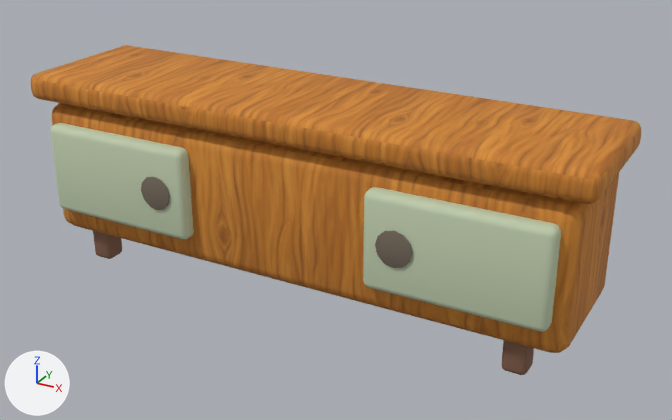
What one commit did to the Blender file assets-source/blender/tv-stand.blend.
Before and after are seen from a 50 mm camera at (1.179, -2.012, 1.256) aimed at (0.067, 0.009, 0.245). Lighting does not change. The marker at lower left points along +X, +Y and +Z. The older version comes first.

In view in the first picture: 'media_bench_carcass', 'media_bench_leg', 'media_bench_leg.002', 'media_bench_top', 'media_door_pull', 'media_door_pull.001', 'media_sliding_door', 'media_sliding_door.001'.
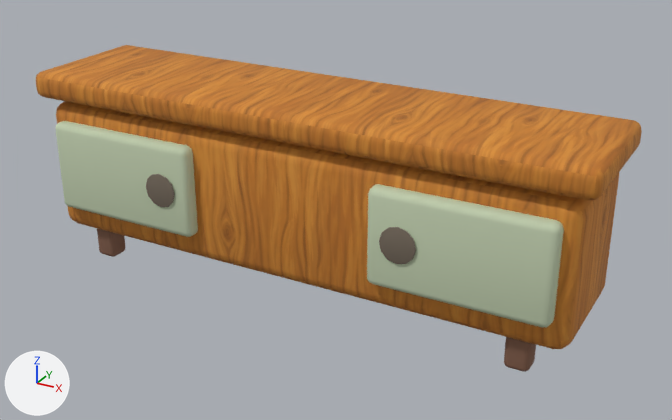
Where the newer file only moved an object's origin or applied its transform, the numbers keep the older frame.

Patch to the scene script:
```diff
--- a/assets-source/blender/tv-stand.blend.py
+++ b/assets-source/blender/tv-stand.blend.py
@@ me_cube_156 @@
-me_cube_156.from_pydata(...)  # 96 vertices, 98 faces; spans x -0.77..0.77, y -0.19..0.19, z -0.19..0.19
+me_cube_156.from_pydata(...)  # 96 vertices, 98 faces; spans x -0.77..0.77, y -0.17..0.19, z -0.19..0.19
+# me_cube_156 part 1: the whole mesh is moved by (0.0, 0.01, 0.0)
 me_cube_156.materials.append(mat_wood_honey_textured)
@@ me_cube_157 @@
-me_cube_157.from_pydata(...)  # 96 vertices, 98 faces; spans x -0.8..0.8, y -0.21..0.21, z -0.04..0.04
+me_cube_157.from_pydata(...)  # 96 vertices, 98 faces; spans x -0.8..0.8, y -0.19..0.21, z -0.04..0.04
+# me_cube_157 part 2: the whole mesh is moved by (0.0, 0.01, 0.0)
 me_cube_157.materials.append(mat_wood_honey_textured)
@@ me_cube_159 @@
-me_cube_159.from_pydata(...)  # 96 vertices, 98 faces; spans x -0.232..0.232, y -0.027..0.027, z -0.129..0.129
+me_cube_159.from_pydata(...)  # 96 vertices, 98 faces; spans x -0.728..-0.264, y -0.204..-0.152, z 0.168..0.426
+# me_cube_159 part 3: the whole mesh is scaled about its middle by (1, 0.953, 1), then moved by (-0.496, -0.178, 0.297)
 me_cube_159.materials.append(mat_variant_surface)
@@ me_cone_016 @@
 # used by ob_media_door_pull; location = (-0.352, -0.216, 0.297); rotation_euler = (1.571, 0.0, 0.0), in degrees (90, 0, 0)
-me_cone_016.from_pydata(...)  # 72 vertices, 62 faces; spans x -0.0485..0.0485, y -0.0485..0.0485, z -0.0144..0.0144
+me_cone_016.from_pydata(...)  # 72 vertices, 62 faces; spans x -0.0485..0.0485, y -0.0483..0.0488, z -0.0337..-0.0063
+# me_cone_016 part 4: the whole mesh is scaled about its middle by (1, 1, 0.953), then moved by (0.0, 0.0003, -0.02)
 me_cone_016.materials.append(mat_aged_bronze)
@@ me_cube_160 @@
-me_cube_160.from_pydata(...)  # 96 vertices, 98 faces; spans x -0.232..0.232, y -0.027..0.027, z -0.129..0.129
+me_cube_160.from_pydata(...)  # 96 vertices, 98 faces; spans x 0.264..0.728, y -0.204..-0.152, z 0.168..0.426
+# me_cube_160 part 5: the whole mesh is scaled about its middle by (1, 0.953, 1), then moved by (0.496, -0.178, 0.297)
 me_cube_160.materials.append(mat_variant_surface)
@@ me_cone_017 @@
 # used by ob_media_door_pull_001; location = (0.352, -0.216, 0.297); rotation_euler = (1.571, 0.0, 0.0), in degrees (90, 0, 0)
-me_cone_017.from_pydata(...)  # 72 vertices, 62 faces; spans x -0.0485..0.0485, y -0.0485..0.0485, z -0.0144..0.0144
+me_cone_017.from_pydata(...)  # 72 vertices, 62 faces; spans x -0.0485..0.0485, y -0.0483..0.0488, z -0.0337..-0.0063
+# me_cone_017 part 6: the whole mesh is scaled about its middle by (1, 1, 0.953), then moved by (0.0, 0.0003, -0.02)
 me_cone_017.materials.append(mat_aged_bronze)
@@ me_cube_162 @@
-me_cube_162.from_pydata(...)  # 96 vertices, 98 faces; spans x -0.032..0.032, y -0.032..0.032, z -0.1..0.1
+me_cube_162.from_pydata(...)  # 96 vertices, 98 faces; spans x -0.673..-0.607, y -0.141..-0.079, z 0.0..0.2
+# me_cube_162 part 7: the whole mesh is scaled about its middle by (1, 0.953, 1), then moved by (-0.64, -0.11, 0.1)
 me_cube_162.materials.append(mat_wood_dark)
@@ me_cube_164 @@
-me_cube_164.from_pydata(...)  # 96 vertices, 98 faces; spans x -0.032..0.032, y -0.032..0.032, z -0.1..0.1
+me_cube_164.from_pydata(...)  # 96 vertices, 98 faces; spans x 0.607..0.673, y -0.141..-0.079, z 0.0..0.2
+# me_cube_164 part 8: the whole mesh is scaled about its middle by (1, 0.953, 1), then moved by (0.64, -0.11, 0.1)
 me_cube_164.materials.append(mat_wood_dark)
@@ ob_media_sliding_door @@
 ob_media_sliding_door = bpy.data.objects.new('media_sliding_door', me_cube_159)
-ob_media_sliding_door.location = (-0.496, -0.197, 0.297)
+ob_media_sliding_door.location = (0.0, 0.0, 0.0)
@@ ob_media_sliding_door_001 @@
 ob_media_sliding_door_001 = bpy.data.objects.new('media_sliding_door.001', me_cube_160)
-ob_media_sliding_door_001.location = (0.496, -0.197, 0.297)
+ob_media_sliding_door_001.location = (0.0, 0.0, 0.0)
@@ ob_media_bench_leg @@
 ob_media_bench_leg = bpy.data.objects.new('media_bench_leg', me_cube_162)
-ob_media_bench_leg.location = (-0.64, -0.126, 0.1)
+ob_media_bench_leg.location = (0.0, 0.0, 0.0)
@@ ob_media_bench_leg_002 @@
 ob_media_bench_leg_002 = bpy.data.objects.new('media_bench_leg.002', me_cube_164)
-ob_media_bench_leg_002.location = (0.64, -0.126, 0.1)
+ob_media_bench_leg_002.location = (0.0, 0.0, 0.0)
```

Changed parts and their boxes [x1, y1, x2, y2] in the pictures (672 x 420 px):
'media_bench_carcass', rescaled: before [52, 103, 619, 353]; after [56, 101, 619, 349]
'media_bench_top', rescaled: before [31, 45, 641, 204]; after [36, 45, 642, 201]
'media_sliding_door.001', moved: before [363, 187, 561, 332]; after [367, 184, 564, 327]
'media_sliding_door', moved: before [50, 123, 194, 239]; after [55, 121, 198, 237]
'media_door_pull.001', moved, rescaled: before [375, 230, 412, 268]; after [379, 227, 416, 264]
'media_bench_leg.002', moved, rescaled: before [502, 340, 534, 375]; after [504, 337, 536, 372]
'media_door_pull', moved, rescaled: before [141, 177, 170, 210]; after [146, 174, 175, 207]
'media_bench_leg', moved, rescaled: before [93, 231, 122, 259]; after [97, 229, 126, 257]
